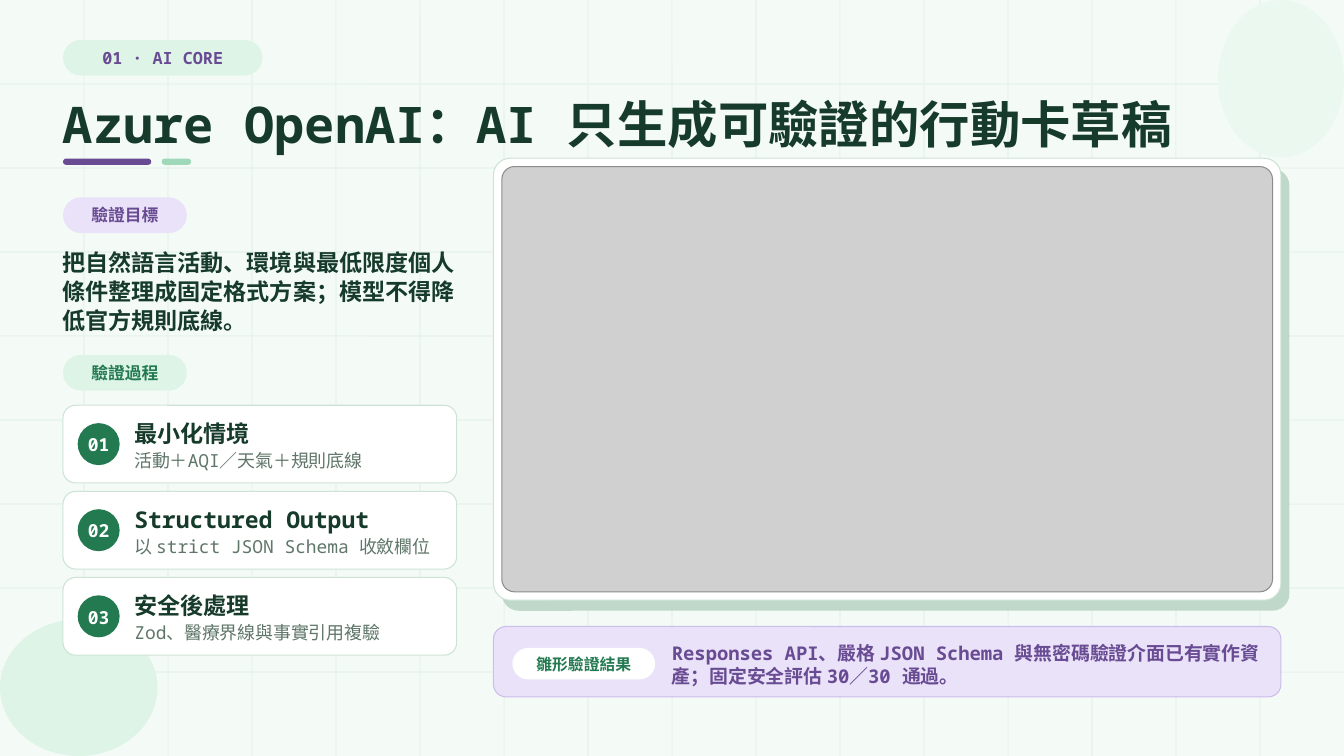
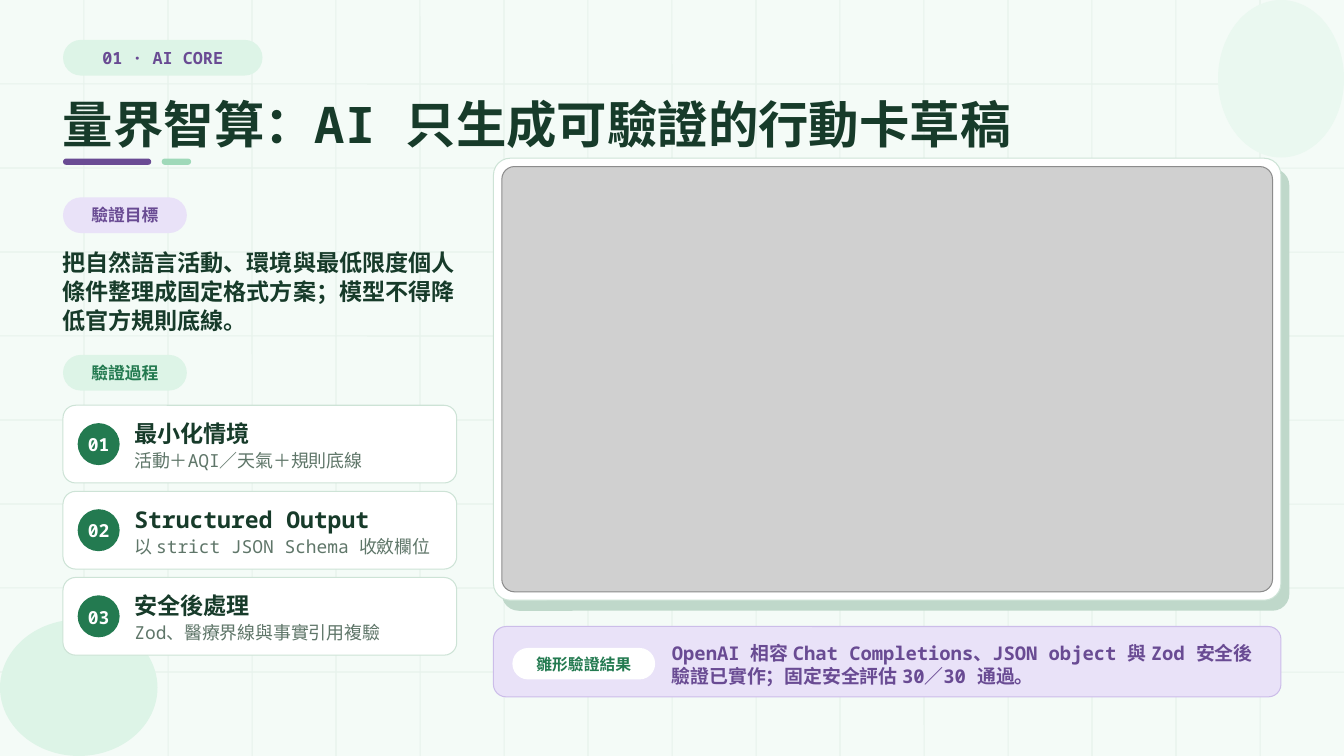
Before and after one commit to Sutdents-Project-Hub/AirMe, a slide deck: slide 4 of outputs/AirMe_核心雲端服務概念驗證.pptx. Drawn at 1344x756 pixels with LibreOffice and Linux fonts; fonts in the diff are those of the drawing; grey boxes stand for pictures. Boxes give left, top, right and bottom in pixels: in the first picture for what was removed or moved away, otherwise in the second. Text is boxed around its words. In the diff, an @@ line names an element or a change of style, - is before the commit and + after.

Commit message:
chore(competition): 完成 Coolify 展示交付與驗證

```diff
--- a/outputs/AirMe_核心雲端服務概念驗證.pptx
+++ b/outputs/AirMe_核心雲端服務概念驗證.pptx
@@ text at (x1=63, y1=99, x2=1011, y2=148): text changed @@
-Azure OpenAI：AI 只生成可驗證的行動卡草稿
+量界智算：AI 只生成可驗證的行動卡草稿
@@ text at (x1=672, y1=644, x2=1252, y2=686): text changed @@
-Responses API、嚴格 JSON Schema 與無密碼驗證介面已有實作資產；固定安全評估 30／30 通過。
+OpenAI 相容 Chat Completions、JSON object 與 Zod 安全後驗證已實作；固定安全評估 30／30 通過。
```
Also in this commit, not shown: 8 other slides changed, 19 other files.
